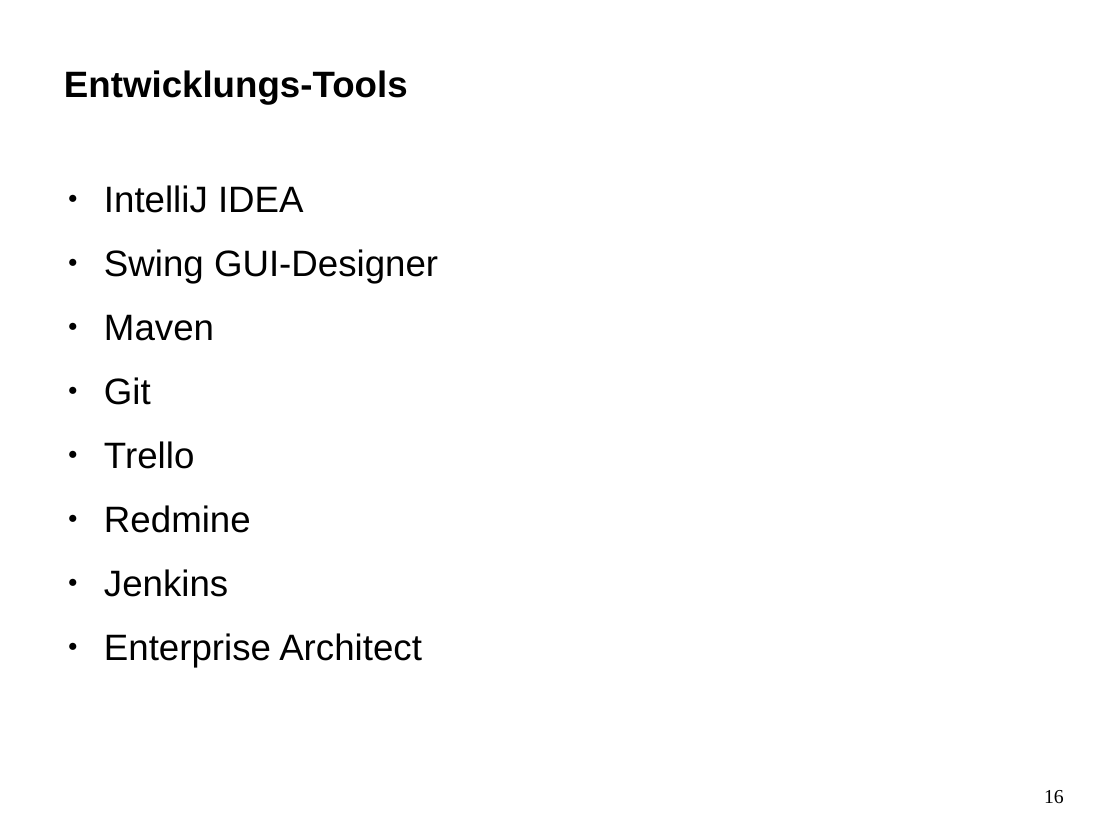
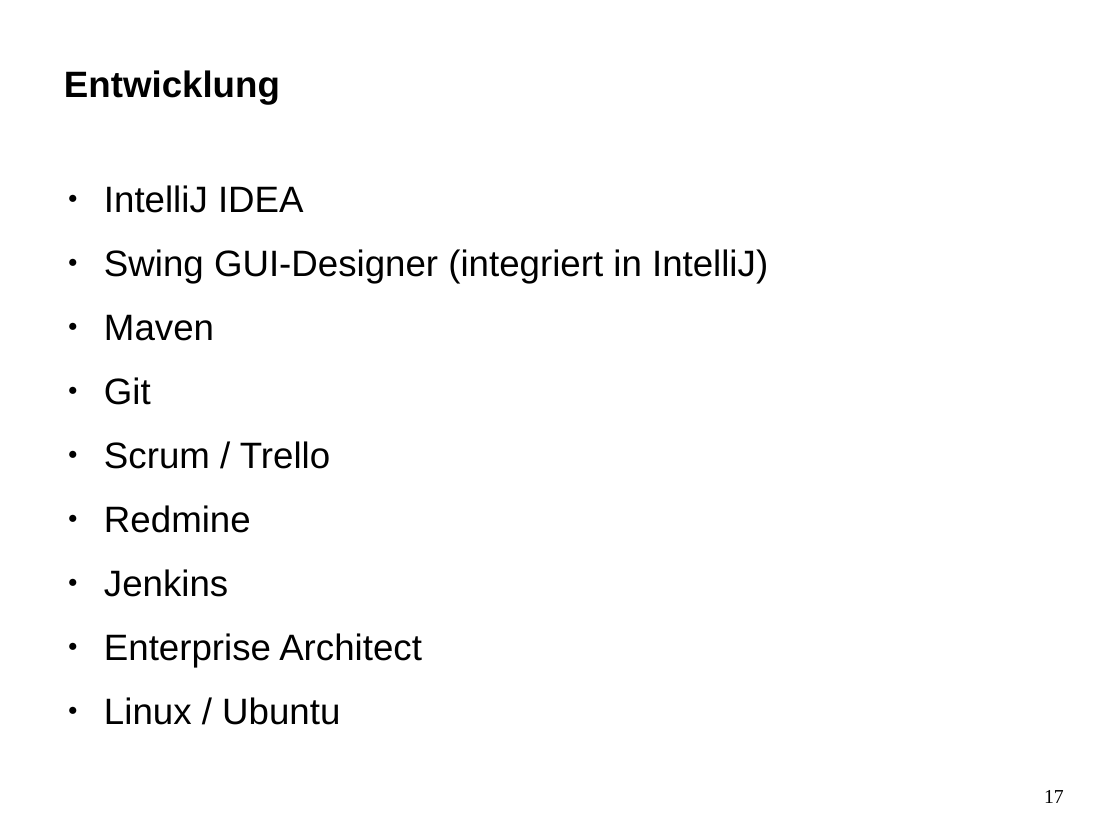
Before and after one commit to marschraner/svm, a slide deck: slide 17 of doc/05_Schlusspraesentation/Schlusspraesentation.odp (slide 16 before the commit). Drawn at 1120x840 pixels with LibreOffice and Linux fonts; fonts in the diff are those of the drawing; background and template pictures are left out. Boxes give left, top, right and bottom in pixels: in the first picture for what was removed or moved away, otherwise in the second. Text is boxed around its words. In the diff, an @@ line names an element or a change of style, - is before the commit and + after.

```diff
--- a/doc/05_Schlusspraesentation/Schlusspraesentation.odp
+++ b/doc/05_Schlusspraesentation/Schlusspraesentation.odp
@@ title at bbox=[64, 70, 280, 105]: text changed @@
-Entwicklungs-Tools
+Entwicklung
@@ text at bbox=[104, 249, 768, 283]: text changed @@
-● Swing GUI-Designer
+● Swing GUI-Designer (integriert in IntelliJ)
@@ text at bbox=[104, 441, 330, 469]: text changed @@
-● Trello
+● Scrum / Trello
@@ text at bbox=[104, 697, 340, 725]: paragraph added @@
+● Linux / Ubuntu
@@ page number at bbox=[1044, 790, 1064, 803]: text changed @@
-16
+17
```
Also in this commit, not shown: 7 other slides changed, 2 slides added, 18 other files.
